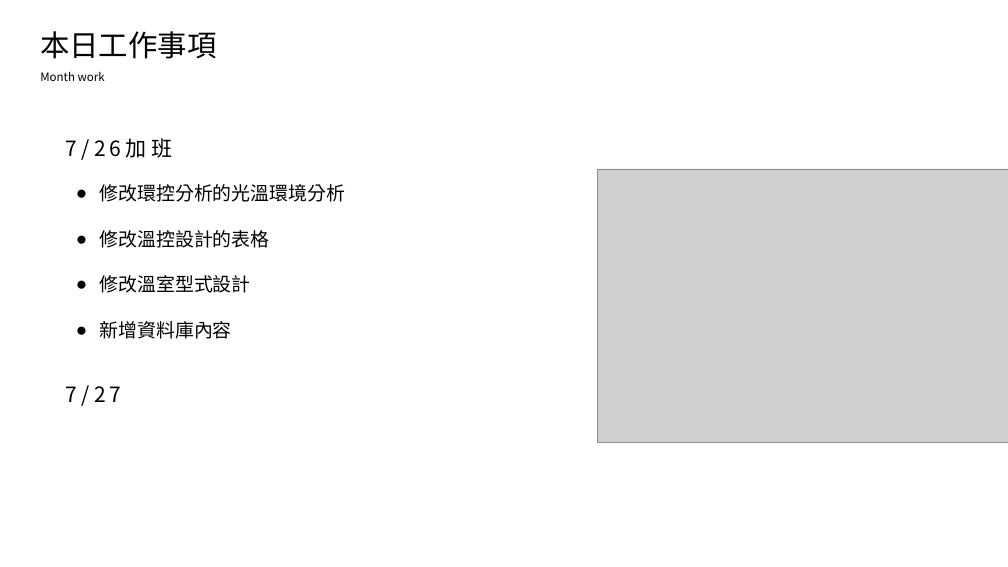
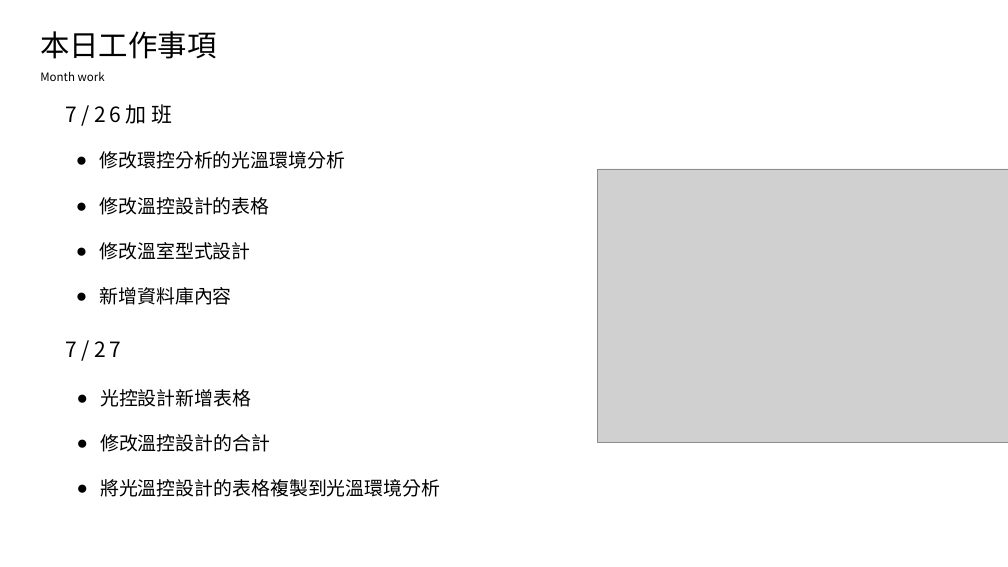
Before and after one commit to king637324/KnowledgeGreenhouseSystem, a slide deck: slide 2 of 工作日報_葉柏漢/2021.07/2021.07.26(晚上加班)_2021.07.27工作日報_葉柏漢.pptx. Drawn at 1008x567 pixels with LibreOffice and Linux fonts; fonts in the diff are those of the drawing; grey boxes stand for pictures. Boxes give left, top, right and bottom in pixels: in the first picture for what was removed or moved away, otherwise in the second. Text is boxed around its words. In the diff, an @@ line names an element or a change of style, - is before the commit and + after.

```diff
--- a/工作日報_葉柏漢/2021.07/2021.07.26(晚上加班)_2021.07.27工作日報_葉柏漢.pptx
+++ b/工作日報_葉柏漢/2021.07/2021.07.26(晚上加班)_2021.07.27工作日報_葉柏漢.pptx
@@ text "7/26加班": place and size @@
-text "7/26加班" at (66, 138, 172, 160)
+text "7/26加班" at (66, 104, 172, 126)
@@ text "修改環控分析的光溫環境分析": place and size @@
-text "修改環控分析的光溫環境分析" at (100, 184, 346, 339)
+text "修改環控分析的光溫環境分析" at (100, 151, 346, 305)
@@ text "7/27": place and size @@
-text "7/27" at (66, 385, 122, 406)
+text "7/27" at (66, 340, 122, 361)
@@ text added at (100, 389, 440, 497), 18 pt, text #000000 @@
+● 光控設計新增表格
+● 修改溫控設計的合計
+● 將光溫控設計的表格複製到光溫環境分析
```
Also in this commit, not shown: 3 slides added, 2 other files.
